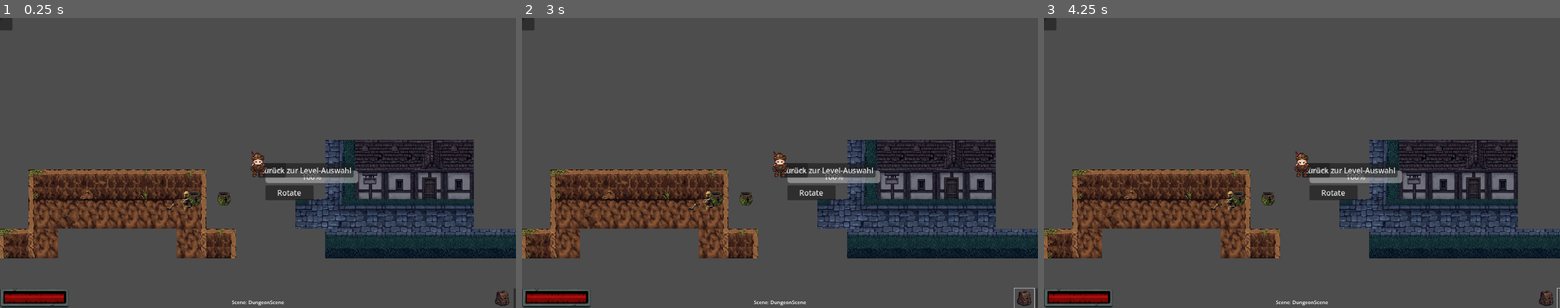
Above: before the commit, frames 1-3 (left to right).
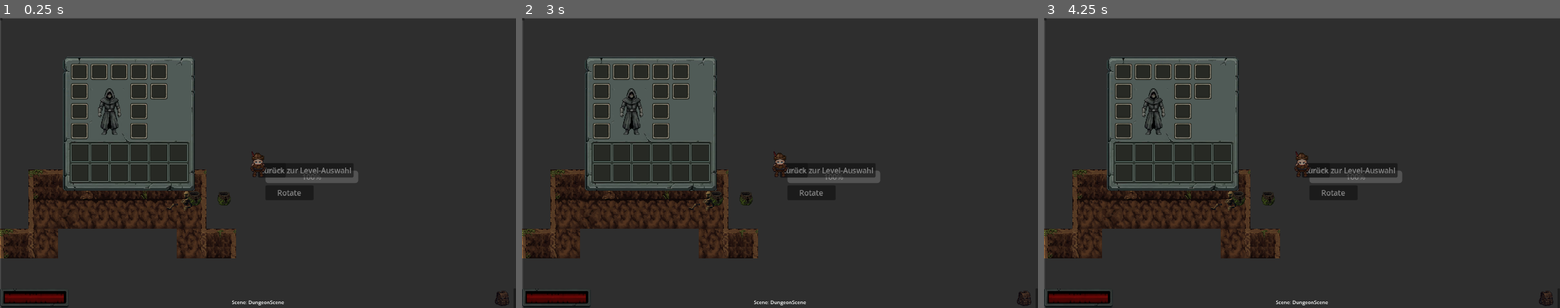
Above: after the commit, the same moments.

Repository: Naikersz/Godot-Game
Game: Godot game, scene res://scenes/dungeon_scene.tscn
Two runs of this game, one before a commit and one after it. Both use one fixed random seed, a clock stepped at 60 frames per second and the inputs below. This scene is started directly instead of the project's main scene.
Inputs (mouse positions are in pixels of both pictures, inside the frame that each line leads up to):
- Up to frame 1 (0.25 s): no input
- Up to frame 2 (3 s): click "Rotate" at 0.5 s; click "Weiter" at 1.25 s; click "Zurück zur Level-Auswahl" at 2 s; click (1022, 299) at 2.75 s
- Up to frame 3 (4.25 s): click (1559, 299) at 3.5 s

The runs differ from the first frame. In frame 1, 87% of the frame differs, in the area x 0-100%, y 0-100%; in frame 2, 87%; in frame 3, 87%.

Commit message:
Godot 1.3

Diff:
--- a/scenes/dungeon_scene.tscn
+++ b/scenes/dungeon_scene.tscn
@@ -15,10 +15,10 @@
 position = Vector2(529, -690)
 tile_set = ExtResource("2_tileset")
 format = 2
-layer_0/tile_data = PackedInt32Array(917487, 65540, 3, 78641 …(236 unchanged characters)… 3, 917493, 196612, 10, 917494, 196612, 3, 851961, 65537, 1, 720890, 196609, 5, 786426, 196609, 5, 851962, 196609, 1, 917498, 327681, 3, 720891, 65536, 3, 786427, 196608, 1, 851963, 327681, 1, 917499, 327681, 3, 720892, 65536, 3, 786428, 65536, 1, 851964, 327681, 1, 917500, 327681, 3, 720893, 196608, 3, 786429, 65536, 5, 851965, 327681, 1, 917501, 327681, 3, 720894, 65536, 3, 786430, 65536, 1, 851966, 327681, 1, 917502, 327681, 3, 917503, 327681, 3, 851968, 327681, 3, 851969, 65537, 3, 851970, 196609, 3, 917506, 196609, 5, 983042, 196609, 7, 1048578, 196609, 9, 983043, 327681, 7, 1048579, 327681, 9, 1048580, 458753, 9)
+layer_0/tile_data = PackedInt32Array(917487, 65540, 3, 78641 …(236 unchanged characters)… 3, 917493, 196612, 10, 917494, 196612, 3)
 layer_1/name = "Layer1"
 layer_1/z_index = 1
-layer_1/tile_data = PackedInt32Array(851952, 327684, 5, 917493, 393220, 5, 851957, 393220, 6, 851956, 327684, 6, 851958, 589828, 7, 786427, 196608, 5)
+layer_1/tile_data = PackedInt32Array(851952, 327684, 5, 917493, 393220, 5, 851957, 393220, 6, 851956, 327684, 6, 851958, 589828, 7)
 layer_2/name = "Layer2"
 layer_2/tile_data = PackedInt32Array(851957, 589828, 7)
 
--- a/scenes/hud_scene.tscn
+++ b/scenes/hud_scene.tscn
@@ -1,8 +1,20 @@
-[gd_scene load_steps=4 format=3 uid="uid://b1slloqamugq4"]
+[gd_scene load_steps=8 format=3 uid="uid://b1slloqamugq4"]
 
 [ext_resource type="Script" uid="uid://c7s6egcw75pah" path="res://scripts/hud_scene.gd" id="1_hud"]
 [ext_resource type="Texture2D" uid="uid://dplplts6cutpl" path="res://art/images/Backpack.png" id="2_backpack"]
 [ext_resource type="PackedScene" uid="uid://c4jp0o5vwcc3t" path="res://scenes/hp_bar.tscn" id="3_msjax"]
+[ext_resource type="Texture2D" uid="uid://d1qesgyojyvyt" path="res://art/images/UI.png" id="4_tida0"]
+
+[sub_resource type="AtlasTexture" id="AtlasTexture_qr8y6"]
+atlas = ExtResource("4_tida0")
+region = Rect2(40, 41.81, 432.337, 440)
+
+[sub_resource type="StyleBoxTexture" id="StyleBoxTexture_sgg88"]
+texture = SubResource("AtlasTexture_qr8y6")
+
+[sub_resource type="AtlasTexture" id="AtlasTexture_tida0"]
+atlas = ExtResource("4_tida0")
+region = Rect2(516.7124, 645.8206, 55.415283, 52.337463)
 
 [node name="HUD" type="CanvasLayer"]
 script = ExtResource("1_hud")
@@ -106,34 +118,419 @@
 grow_vertical = 0
 
 [node name="Modals" type="Control" parent="Control"]
-anchors_preset = 0
-offset_right = 40.0
+layout_mode = 1
+anchors_preset = 15
+anchor_right = 1.0
+anchor_bottom = 1.0
+grow_horizontal = 2
+grow_vertical = 2
+
+[node name="InventoryModal" type="Control" parent="Control/Modals"]
+layout_mode = 1
+anchors_preset = 15
+anchor_right = 1.0
+anchor_bottom = 1.0
+grow_horizontal = 2
+grow_vertical = 2
+mouse_filter = 2
+
+[node name="DimBackground" type="ColorRect" parent="Control/Modals/InventoryModal"]
+layout_mode = 1
+anchors_preset = 15
+anchor_right = 1.0
+anchor_bottom = 1.0
+offset_left = 3.0
+offset_top = 2.0
+offset_right = 3.0
+offset_bottom = 2.0
+grow_horizontal = 2
+grow_vertical = 2
+color = Color(0, 0, 0, 0.4)
+
+[node name="WindowPanel" type="Panel" parent="Control/Modals/InventoryModal"]
+layout_mode = 0
+offset_left = 200.0
+offset_top = 120.0
+offset_right = 630.0
+offset_bottom = 560.0
+theme_override_styles/panel = SubResource("StyleBoxTexture_sgg88")
+
+[node name="WindowVBox" type="VBoxContainer" parent="Control/Modals/InventoryModal/WindowPanel"]
+layout_mode = 1
+anchors_preset = 15
+anchor_right = 1.0
+anchor_bottom = 1.0
+grow_horizontal = 2
+grow_vertical = 2
+theme_override_constants/separation = 8
+
+[node name="TitleBar" type="HBoxContainer" parent="Control/Modals/InventoryModal/WindowPanel/WindowVBox"]
+layout_mode = 2
+size_flags_horizontal = 8
+
+[node name="ContentContainer" type="HBoxContainer" parent="Control/Modals/InventoryModal/WindowPanel/WindowVBox"]
+layout_mode = 2
+size_flags_vertical = 3
+
+[node name="EquippedPanel" type="Panel" parent="Control/Modals/InventoryModal/WindowPanel/WindowVBox/ContentContainer"]
+layout_mode = 2
+size_flags_horizontal = 0
+size_flags_vertical = 0
+
+[node name="EquippedGrid" type="BoxContainer" parent="Control/Modals/InventoryModal/WindowPanel/WindowVBox/ContentContainer/EquippedPanel"]
+layout_mode = 1
+anchors_preset = 1
+anchor_left = 1.0
+anchor_right = 1.0
+offset_left = 32.0
+offset_top = 22.0
+offset_right = 488.0
+offset_bottom = 272.0
+grow_horizontal = 0
+theme_override_constants/separation = 5
+
+[node name="HBoxContainer" type="HBoxContainer" parent="Control/Modals/InventoryModal/WindowPanel/WindowVBox/ContentContainer/EquippedPanel/EquippedGrid"]
+layout_mode = 2
+size_flags_vertical = 0
+theme_override_constants/separation = 16
+
+[node name="VBoxContainer" type="VBoxContainer" parent="Control/Modals/InventoryModal/WindowPanel/WindowVBox/ContentContainer/EquippedPanel/EquippedGrid/HBoxContainer"]
+layout_mode = 2
+theme_override_constants/separation = 16
+
+[node name="Panel" type="Panel" parent="Control/Modals/InventoryModal/WindowPanel/WindowVBox/ContentContainer/EquippedPanel/EquippedGrid/HBoxContainer/VBoxContainer"]
+custom_minimum_size = Vector2(48, 48)
+layout_mode = 2
+
+[node name="TextureRect2" type="TextureRect" parent="Control/Modals/InventoryModal/WindowPanel/WindowVBox/ContentContainer/EquippedPanel/EquippedGrid/HBoxContainer/VBoxContainer/Panel"]
+layout_mode = 1
+anchors_preset = 15
+anchor_right = 1.0
+anchor_bottom = 1.0
+grow_horizontal = 2
+grow_vertical = 2
+texture = SubResource("AtlasTexture_tida0")
+
+[node name="Panel2" type="Panel" parent="Control/Modals/InventoryModal/WindowPanel/WindowVBox/ContentContainer/EquippedPanel/EquippedGrid/HBoxContainer/VBoxContainer"]
+custom_minimum_size = Vector2(48, 48)
+layout_mode = 2
+
+[node name="TextureRect3" type="TextureRect" parent="Control/Modals/InventoryModal/WindowPanel/WindowVBox/ContentContainer/EquippedPanel/EquippedGrid/HBoxContainer/VBoxContainer/Panel2"]
+layout_mode = 1
+anchors_preset = 15
+anchor_right = 1.0
+anchor_bottom = 1.0
+grow_horizontal = 2
+grow_vertical = 2
+texture = SubResource("AtlasTexture_tida0")
+
+[node name="Panel3" type="Panel" parent="Control/Modals/InventoryModal/WindowPanel/WindowVBox/ContentContainer/EquippedPanel/EquippedGrid/HBoxContainer/VBoxContainer"]
+custom_minimum_size = Vector2(48, 48)
+layout_mode = 2
+
+[node name="TextureRect4" type="TextureRect" parent="Control/Modals/InventoryModal/WindowPanel/WindowVBox/ContentContainer/EquippedPanel/EquippedGrid/HBoxContainer/VBoxContainer/Panel3"]
+layout_mode = 1
+anchors_preset = 15
+anchor_right = 1.0
+anchor_bottom = 1.0
+grow_horizontal = 2
+grow_vertical = 2
+texture = SubResource("AtlasTexture_tida0")
+
+[node name="Panel4" type="Panel" parent="Control/Modals/InventoryModal/WindowPanel/WindowVBox/ContentContainer/EquippedPanel/EquippedGrid/HBoxContainer/VBoxContainer"]
+custom_minimum_size = Vector2(48, 48)
+layout_mode = 2
+
+[node name="TextureRect5" type="TextureRect" parent="Control/Modals/InventoryModal/WindowPanel/WindowVBox/ContentContainer/EquippedPanel/EquippedGrid/HBoxContainer/VBoxContainer/Panel4"]
+layout_mode = 1
+anchors_preset = 15
+anchor_right = 1.0
+anchor_bottom = 1.0
+grow_horizontal = 2
+grow_vertical = 2
+texture = SubResource("AtlasTexture_tida0")
+
+[node name="VBoxContainer2" type="VBoxContainer" parent="Control/Modals/InventoryModal/WindowPanel/WindowVBox/ContentContainer/EquippedPanel/EquippedGrid/HBoxContainer"]
+layout_mode = 2
+
+[node name="Panel" type="Panel" parent="Control/Modals/InventoryModal/WindowPanel/WindowVBox/ContentContainer/EquippedPanel/EquippedGrid/HBoxContainer/VBoxContainer2"]
+custom_minimum_size = Vector2(48, 48)
+layout_mode = 2
+
+[node name="TextureRect9" type="TextureRect" parent="Control/Modals/InventoryModal/WindowPanel/WindowVBox/ContentContainer/EquippedPanel/EquippedGrid/HBoxContainer/VBoxContainer2/Panel"]
+layout_mode = 1
+anchors_preset = 15
+anchor_right = 1.0
+anchor_bottom = 1.0
+grow_horizontal = 2
+grow_vertical = 2
+texture = SubResource("AtlasTexture_tida0")
+
+[node name="VBoxContainer3" type="VBoxContainer" parent="Control/Modals/InventoryModal/WindowPanel/WindowVBox/ContentContainer/EquippedPanel/EquippedGrid/HBoxContainer"]
+layout_mode = 2
+
+[node name="Panel" type="Panel" parent="Control/Modals/InventoryModal/WindowPanel/WindowVBox/ContentContainer/EquippedPanel/EquippedGrid/HBoxContainer/VBoxContainer3"]
+custom_minimum_size = Vector2(48, 48)
+layout_mode = 2
+
+[node name="TextureRect10" type="TextureRect" parent="Control/Modals/InventoryModal/WindowPanel/WindowVBox/ContentContainer/EquippedPanel/EquippedGrid/HBoxContainer/VBoxContainer3/Panel"]
+layout_mode = 1
+anchors_preset = 15
+anchor_right = 1.0
+anchor_bottom = 1.0
+grow_horizontal = 2
+grow_vertical = 2
+texture = SubResource("AtlasTexture_tida0")
+
+[node name="VBoxContainer4" type="VBoxContainer" parent="Control/Modals/InventoryModal/WindowPanel/WindowVBox/ContentContainer/EquippedPanel/EquippedGrid/HBoxContainer"]
+layout_mode = 2
+theme_override_constants/separation = 16
+
+[node name="Panel" type="Panel" parent="Control/Modals/InventoryModal/WindowPanel/WindowVBox/ContentContainer/EquippedPanel/EquippedGrid/HBoxContainer/VBoxContainer4"]
+custom_minimum_size = Vector2(48, 48)
+layout_mode = 2
+
+[node name="TextureRect2" type="TextureRect" parent="Control/Modals/InventoryModal/WindowPanel/WindowVBox/ContentContainer/EquippedPanel/EquippedGrid/HBoxContainer/VBoxContainer4/Panel"]
+layout_mode = 1
+anchors_preset = 15
+anchor_right = 1.0
+anchor_bottom = 1.0
+grow_horizontal = 2
+grow_vertical = 2
+texture = SubResource("AtlasTexture_tida0")
+
+[node name="Panel2" type="Panel" parent="Control/Modals/InventoryModal/WindowPanel/WindowVBox/ContentContainer/EquippedPanel/EquippedGrid/HBoxContainer/VBoxContainer4"]
+custom_minimum_size = Vector2(48, 48)
+layout_mode = 2
+
+[node name="TextureRect3" type="TextureRect" parent="Control/Modals/InventoryModal/WindowPanel/WindowVBox/ContentContainer/EquippedPanel/EquippedGrid/HBoxContainer/VBoxContainer4/Panel2"]
+layout_mode = 1
+anchors_preset = 15
+anchor_right = 1.0
+anchor_bottom = 1.0
+grow_horizontal = 2
+grow_vertical = 2
+texture = SubResource("AtlasTexture_tida0")
+
+[node name="Panel3" type="Panel" parent="Control/Modals/InventoryModal/WindowPanel/WindowVBox/ContentContainer/EquippedPanel/EquippedGrid/HBoxContainer/VBoxContainer4"]
+custom_minimum_size = Vector2(48, 48)
+layout_mode = 2
+
+[node name="TextureRect4" type="TextureRect" parent="Control/Modals/InventoryModal/WindowPanel/WindowVBox/ContentContainer/EquippedPanel/EquippedGrid/HBoxContainer/VBoxContainer4/Panel3"]
+layout_mode = 1
+anchors_preset = 15
+anchor_right = 1.0
+anchor_bottom = 1.0
+grow_horizontal = 2
+grow_vertical = 2
+texture = SubResource("AtlasTexture_tida0")
+
+[node name="Panel4" type="Panel" parent="Control/Modals/InventoryModal/WindowPanel/WindowVBox/ContentContainer/EquippedPanel/EquippedGrid/HBoxContainer/VBoxContainer4"]
+custom_minimum_size = Vector2(48, 48)
+layout_mode = 2
+
+[node name="TextureRect5" type="TextureRect" parent="Control/Modals/InventoryModal/WindowPanel/WindowVBox/ContentContainer/EquippedPanel/EquippedGrid/HBoxContainer/VBoxContainer4/Panel4"]
+layout_mode = 1
+anchors_preset = 15
+anchor_right = 1.0
+anchor_bottom = 1.0
+grow_horizontal = 2
+grow_vertical = 2
+texture = SubResource("AtlasTexture_tida0")
+
+[node name="VBoxContainer5" type="VBoxContainer" parent="Control/Modals/InventoryModal/WindowPanel/WindowVBox/ContentContainer/EquippedPanel/EquippedGrid/HBoxContainer"]
+layout_mode = 2
+theme_override_constants/separation = 16
+
+[node name="Panel" type="Panel" parent="Control/Modals/InventoryModal/WindowPanel/WindowVBox/ContentContainer/EquippedPanel/EquippedGrid/HBoxContainer/VBoxContainer5"]
+custom_minimum_size = Vector2(48, 48)
+layout_mode = 2
+
+[node name="TextureRect12" type="TextureRect" parent="Control/Modals/InventoryModal/WindowPanel/WindowVBox/ContentContainer/EquippedPanel/EquippedGrid/HBoxContainer/VBoxContainer5/Panel"]
+layout_mode = 1
+anchors_preset = 15
+anchor_right = 1.0
+anchor_bottom = 1.0
+grow_horizontal = 2
+grow_vertical = 2
+texture = SubResource("AtlasTexture_tida0")
+
+[node name="Panel2" type="Panel" parent="Control/Modals/InventoryModal/WindowPanel/WindowVBox/ContentContainer/EquippedPanel/EquippedGrid/HBoxContainer/VBoxContainer5"]
+custom_minimum_size = Vector2(48, 48)
+layout_mode = 2
+
+[node name="TextureRect11" type="TextureRect" parent="Control/Modals/InventoryModal/WindowPanel/WindowVBox/ContentContainer/EquippedPanel/EquippedGrid/HBoxContainer/VBoxContainer5/Panel2"]
+layout_mode = 1
+anchors_preset = 15
+anchor_right = 1.0
+anchor_bottom = 1.0
+grow_horizontal = 2
+grow_vertical = 2
+texture = SubResource("AtlasTexture_tida0")
+
+[node name="InventoryPanel" type="Panel" parent="Control/Modals/InventoryModal/WindowPanel/WindowVBox/ContentContainer"]
+layout_mode = 2
+size_flags_horizontal = 3
+size_flags_vertical = 8
+
+[node name="InventoryGrid" type="GridContainer" parent="Control/Modals/InventoryModal/WindowPanel/WindowVBox/ContentContainer/InventoryPanel"]
+layout_mode = 1
+theme_override_constants/h_separation = 5
+theme_override_constants/v_separation = 5
+
+[node name="MapModal" type="Control" parent="Control/Modals"]
+visible = false
+layout_mode = 1
+anchors_preset = 15
+anchor_right = 1.0
+anchor_bottom = 1.0
+grow_horizontal = 2
+grow_vertical = 2
+
+[node name="CharacterModal" type="Control" parent="Control/Modals"]
+visible = false
+layout_mode = 1
+anchors_preset = 15
+anchor_right = 1.0
+anchor_bottom = 1.0
+grow_horizontal = 2
+grow_vertical = 2
+mouse_filter = 2
+
+[node name="DimBackground" type="ColorRect" parent="Control/Modals/CharacterModal"]
+layout_mode = 1
+anchors_preset = 15
+anchor_right = 1.0
+anchor_bottom = 1.0
+grow_horizontal = 2
+grow_vertical = 2
+color = Color(0, 0, 0, 0.4)
+
+[node name="WindowPanel" type="Panel" parent="Control/Modals/CharacterModal"]
+layout_mode = 0
+offset_left = 220.0
+offset_top = 100.0
+offset_right = 900.0
+offset_bottom = 620.0
+
+[node name="WindowVBox" type="VBoxContainer" parent="Control/Modals/CharacterModal/WindowPanel"]
+layout_mode = 1
+anchors_preset = 15
+anchor_right = 1.0
+anchor_bottom = 1.0
+grow_horizontal = 2
+grow_vertical = 2
+theme_override_constants/separation = 8
+
+[node name="TitleBar" type="HBoxContainer" parent="Control/Modals/CharacterModal/WindowPanel/WindowVBox"]
+layout_mode = 2
+
+[node name="TitleLabel" type="Label" parent="Control/Modals/CharacterModal/WindowPanel/WindowVBox/TitleBar"]
+layout_mode = 2
+theme_override_font_sizes/font_size = 32
+text = "Персонаж"
+
+[node name="ContentContainer" type="HBoxContainer" parent="Control/Modals/CharacterModal/WindowPanel/WindowVBox"]
+layout_mode = 2
+size_flags_vertical = 3
+theme_override_constants/separation = 20
+
+[node name="CharacterPanel" type="Panel" parent="Control/Modals/CharacterModal/WindowPanel/WindowVBox/ContentContainer"]
+layout_mode = 2
+size_flags_horizontal = 3
+
+[node name="CharacterVBox" type="VBoxContainer" parent="Control/Modals/CharacterModal/WindowPanel/WindowVBox/ContentContainer/CharacterPanel"]
+layout_mode = 1
+anchors_preset = 15
+anchor_right = 1.0
+anchor_bottom = 1.0
+grow_horizontal = 2
+grow_vertical = 2
+theme_override_constants/separation = 10
+
+[node name="CharacterViewPanel" type="Panel" parent="Control/Modals/CharacterModal/WindowPanel/WindowVBox/ContentContainer/CharacterPanel/CharacterVBox"]
+layout_mode = 2
+size_flags_vertical = 3
+
+[node name="StatsPanel" type="Panel" parent="Control/Modals/CharacterModal/WindowPanel/WindowVBox/ContentContainer/CharacterPanel/CharacterVBox"]
+layout_mode = 2
+size_flags_vertical = 3
+
+[node name="StatsLabel" type="Label" parent="Control/Modals/CharacterModal/WindowPanel/WindowVBox/ContentContainer/CharacterPanel/CharacterVBox/StatsPanel"]
+layout_mode = 1
+anchors_preset = 15
+anchor_right = 1.0
+anchor_bottom = 1.0
+grow_horizontal = 2
+grow_vertical = 2
+text = "Характеристики персонажа"
+
+[node name="EquipmentPanel" type="Panel" parent="Control/Modals/CharacterModal/WindowPanel/WindowVBox/ContentContainer"]
+layout_mode = 2
+size_flags_horizontal = 3
+
+[node name="EquipmentLabel" type="Label" parent="Control/Modals/CharacterModal/WindowPanel/WindowVBox/ContentContainer/EquipmentPanel"]
+layout_mode = 1
+anchors_preset = 5
+anchor_left = 0.5
+anchor_right = 0.5
+offset_left = -80.0
+offset_top = 10.0
+offset_right = 80.0
 offset_bottom = 40.0
-
-[node name="InventoryModal" type="Control" parent="Control/Modals"]
-anchors_preset = 0
-offset_right = 40.0
-offset_bottom = 40.0
-
-[node name="TextureRect" type="TextureRect" parent="Control/Modals/InventoryModal"]
-layout_mode = 0
-offset_right = 40.0
-offset_bottom = 40.0
-
-[node name="MarginContainer" type="MarginContainer" parent="Control/Modals/InventoryModal"]
-layout_mode = 0
-offset_right = 40.0
-offset_bottom = 40.0
-
-[node name="Panel" type="Panel" parent="Control/Modals/InventoryModal/MarginContainer"]
-layout_mode = 2
-
-[node name="MapModal" type="Control" parent="Control/Modals"]
-anchors_preset = 0
-offset_right = 40.0
-offset_bottom = 40.0
-
-[node name="CharacterModal" type="Control" parent="Control/Modals"]
-anchors_preset = 0
-offset_right = 40.0
-offset_bottom = 40.0
+grow_horizontal = 2
+grow_vertical = 0
+theme_override_font_sizes/font_size = 24
+text = "Экипировка"
+horizontal_alignment = 1
+
+[node name="EquipmentGrid" type="GridContainer" parent="Control/Modals/CharacterModal/WindowPanel/WindowVBox/ContentContainer/EquipmentPanel"]
+layout_mode = 1
+anchors_preset = 15
+anchor_right = 1.0
+anchor_bottom = 1.0
+offset_left = 20.0
+offset_top = 50.0
+offset_right = -20.0
+offset_bottom = -20.0
+grow_horizontal = 2
+grow_vertical = 2
+theme_override_constants/h_separation = 8
+theme_override_constants/v_separation = 8
+columns = 3
+
+[node name="Slot_Helmet" type="Panel" parent="Control/Modals/CharacterModal/WindowPanel/WindowVBox/ContentContainer/EquipmentPanel/EquipmentGrid"]
+layout_mode = 2
+
+[node name="Slot_Armor" type="Panel" parent="Control/Modals/CharacterModal/WindowPanel/WindowVBox/ContentContainer/EquipmentPanel/EquipmentGrid"]
+layout_mode = 2
+
+[node name="Slot_Gloves" type="Panel" parent="Control/Modals/CharacterModal/WindowPanel/WindowVBox/ContentContainer/EquipmentPanel/EquipmentGrid"]
+layout_mode = 2
+
+[node name="Slot_Pants" type="Panel" parent="Control/Modals/CharacterModal/WindowPanel/WindowVBox/ContentContainer/EquipmentPanel/EquipmentGrid"]
+layout_mode = 2
+
+[node name="Slot_Boots" type="Panel" parent="Control/Modals/CharacterModal/WindowPanel/WindowVBox/ContentContainer/EquipmentPanel/EquipmentGrid"]
+layout_mode = 2
+
+[node name="Slot_WeaponMain" type="Panel" parent="Control/Modals/CharacterModal/WindowPanel/WindowVBox/ContentContainer/EquipmentPanel/EquipmentGrid"]
+layout_mode = 2
+
+[node name="Slot_WeaponOff" type="Panel" parent="Control/Modals/CharacterModal/WindowPanel/WindowVBox/ContentContainer/EquipmentPanel/EquipmentGrid"]
+layout_mode = 2
+
+[node name="Slot_Ring1" type="Panel" parent="Control/Modals/CharacterModal/WindowPanel/WindowVBox/ContentContainer/EquipmentPanel/EquipmentGrid"]
+layout_mode = 2
+
+[node name="Slot_Ring2" type="Panel" parent="Control/Modals/CharacterModal/WindowPanel/WindowVBox/ContentContainer/EquipmentPanel/EquipmentGrid"]
+layout_mode = 2
+
+[node name="Slot_Amulet" type="Panel" parent="Control/Modals/CharacterModal/WindowPanel/WindowVBox/ContentContainer/EquipmentPanel/EquipmentGrid"]
+layout_mode = 2
+
+[node name="Slot_Bag" type="Panel" parent="Control/Modals/CharacterModal/WindowPanel/WindowVBox/ContentContainer/EquipmentPanel/EquipmentGrid"]
+layout_mode = 2
+
+[node name="Slot_Extra" type="Panel" parent="Control/Modals/CharacterModal/WindowPanel/WindowVBox/ContentContainer/EquipmentPanel/EquipmentGrid"]
+layout_mode = 2
--- a/scripts/hud_scene.gd
+++ b/scripts/hud_scene.gd
@@ -3,7 +3,9 @@
 ## HUD Scene - Универсальный UI для игровых сцен
 ## Содержит сумку и другие UI элементы, которые должны быть доступны во время игры
 
-@onready var inventory_button: Button = $UIContainer/TopLeftContainer/InventoryButton
+@onready var inventory_button: Button = $Control/GameHUD/LeftContainer/HBoxContainer/InventoryButton
+@onready var inventory_modal: Control = $Control/Modals/InventoryModal
+@onready var character_modal: Control = $Control/Modals/CharacterModal
 
 func _ready():
 	# Подключаем сигнал нажатия на кнопку сумки
@@ -25,12 +27,13 @@
 	_open_inventory()
 
 func _open_inventory():
-	"""Открывает сцену инвентаря"""
-	var inventory_scene = preload("res://scenes/inventory_scene.tscn")
-	if inventory_scene:
-		get_tree().change_scene_to_packed(inventory_scene)
-	else:
-		print("⚠️ Inventory-Szene nicht gefunden!")
+	"""Открывает/закрывает модальное окно инвентаря в HUD"""
+	if inventory_modal:
+		# Закрываем окно персонажа, если оно вдруг открыто
+		if character_modal:
+			character_modal.visible = false
+
+		inventory_modal.visible = not inventory_modal.visible
 
 func set_inventory_button_visible(visible: bool):
 	"""Показывает/скрывает кнопку сумки"""
Binary file changed: art/images/UI.png
Not shown, changed: docs/BAG_INTEGRATION.md
